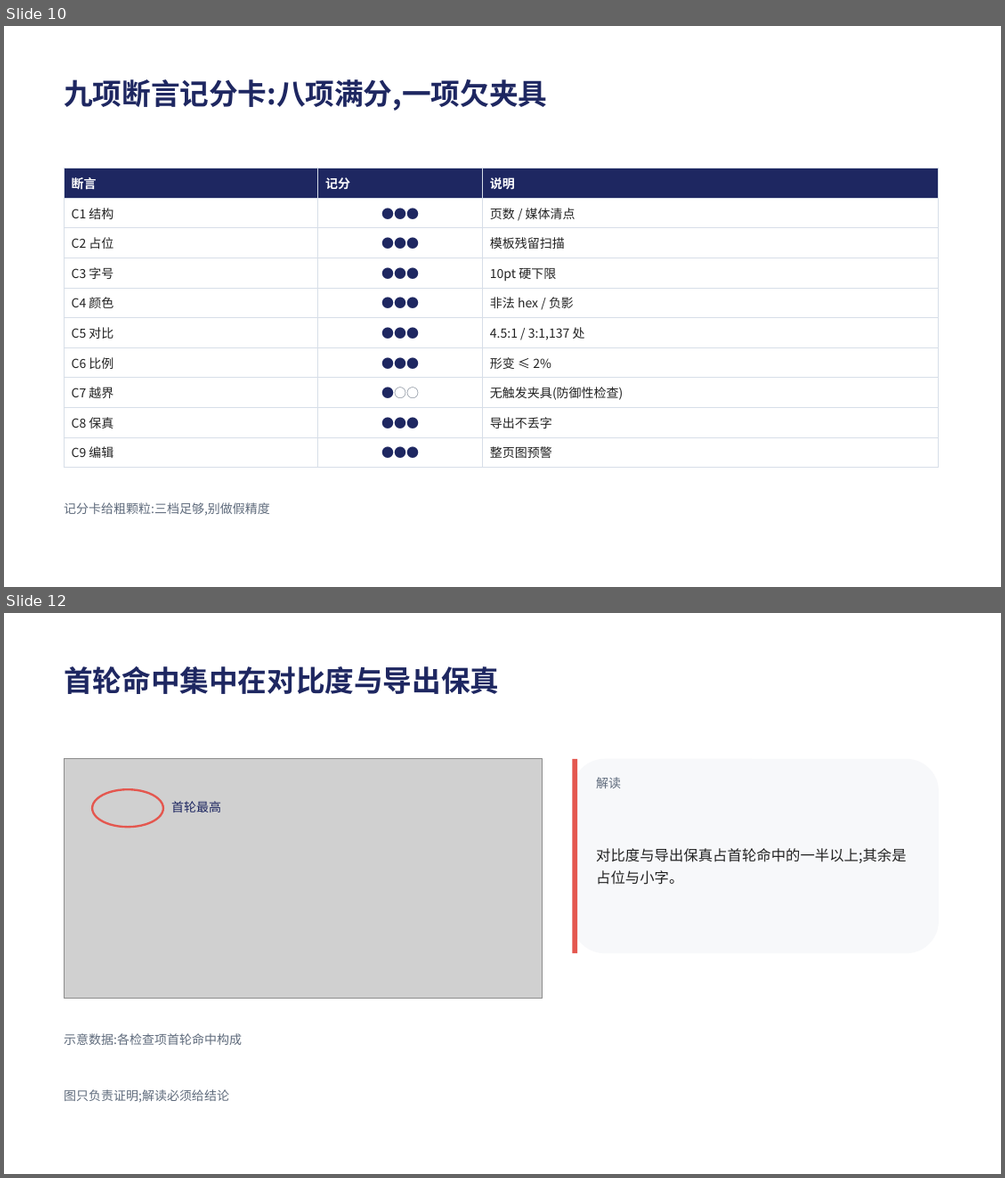
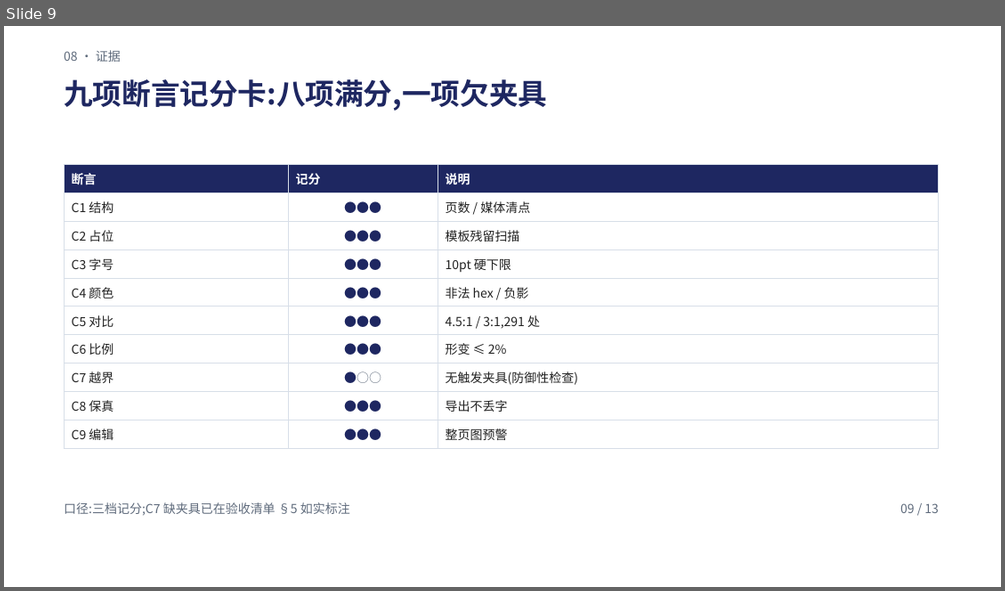
Before and after one commit to Tlaven/skill-repo, a slide deck: pptx-delivery/examples/acceptance-sample/deck.pptx. Shown one above the other, each under a label of ours: slides 10 and 12 before the commit, slide 9 after it; the slides between them are not shown. The pictures are 1005x1178 and 1005x591 pixels, drawn with LibreOffice and Linux fonts; fonts in the diff are those of the drawing; grey boxes stand for pictures. Boxes give left, top, right and bottom in pixels: in the first picture for what was removed or moved away, otherwise in the second. Text is boxed around its words. In the diff, an @@ line names an element or a change of style, - is before the commit and + after.

Commit message:
feat(pptx-delivery): 按作者语境重做示例——单页信息密度(13 页,每页 ≥3 模块)
- 纠正"丰富"的理解(脚手架 v0.1):丰富 = 单页组件密度 × 信息具体度(信息图 / 咨询 exhibit),
  不是"每页一个极简原型";新增通例 13、修订底层观察 5,标注作者二次指正为触发
- 示例重做:13 页,每页 ≥3 模块 —— 章节栏 + 页码 + 锚线之外,页内叠数字带 / 阈值来源栏 /
  图例 / 5 行命令表 / 标签层 / 6 个 KPI 瓦片 / VS 徽章 / 证据条 / 用法表 / 行动 chip;
  新增环形图(sharp 生成)与点阵纹理;数字随实际断言值更新(291 处对比度)
- validate PASSED;两层断言 0/0(13 页,C5 checked=291);CHECK.md 重写(模块组成表 + 13 页口径)
- 清理:柱图页已被环形图替代,移除孤儿资源 assets/chart-bars.png 与生成代码

```diff
--- a/pptx-delivery/examples/acceptance-sample/deck.pptx
+++ b/pptx-delivery/examples/acceptance-sample/deck.pptx
@@ slide 12 removed at [4, 613, 1001, 1174], background #FFFFFF @@
@@ text removed at [64, 666, 499, 694] @@
-首轮命中集中在对比度与导出保真
@@ picture removed at [64, 759, 542, 998] @@
@@ rounded rectangle removed at [573, 759, 938, 953] @@
@@ rectangle removed at [573, 759, 577, 953] @@
@@ ellipse removed at [92, 789, 163, 827] @@
@@ text removed at [596, 777, 621, 788] @@
-解读
@@ text removed at [171, 801, 221, 812] @@
-首轮最高
@@ text removed at [596, 848, 906, 884] @@
-对比度与导出保真占首轮命中的一半以上;其余是占位与小字。
@@ text removed at [64, 1033, 242, 1045] @@
-示意数据:各检查项首轮命中构成
@@ text removed at [64, 1089, 229, 1103] @@
-图只负责证明;解读必须给结论
@@ what was slide 10 is now slide 9 @@
@@ slide 9 changed as well @@
@@ text added at [64, 50, 121, 62], 12 pt, text #5F6B7C @@
+08 · 证据
@@ table at [64, 164, 938, 443] @@
-row 6, column 3: 4.5:1 / 3:1,137 处
+row 6, column 3: 4.5:1 / 3:1,291 处
@@ table: place and size @@
-table at [64, 168, 938, 461]
+table at [64, 164, 938, 443]
@@ text removed at [64, 502, 270, 516] @@
-记分卡给粗颗粒:三档足够,别做假精度
@@ text added at [64, 502, 350, 516], 12 pt, text #5F6B7C @@
+口径:三档记分;C7 缺夹具已在验收清单 §5 如实标注
@@ text added at [900, 503, 938, 513], 12 pt, text #5F6B7C @@
+09 / 13
```
Also in this commit, not shown: 11 other slides changed, 1 slide added, 2 other slides removed, 23 other files.
